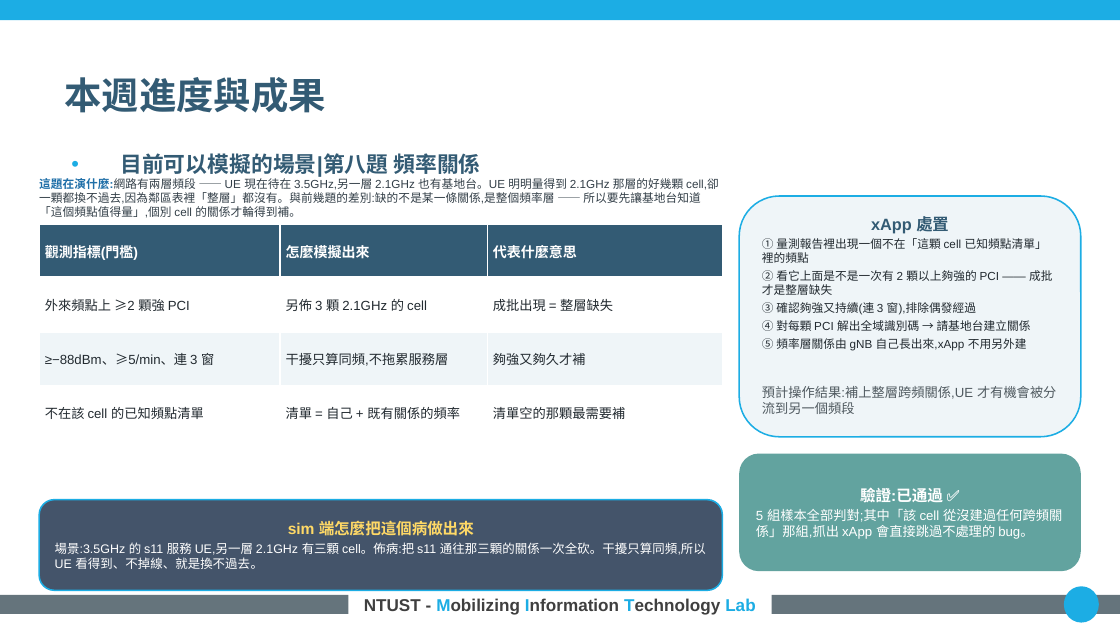
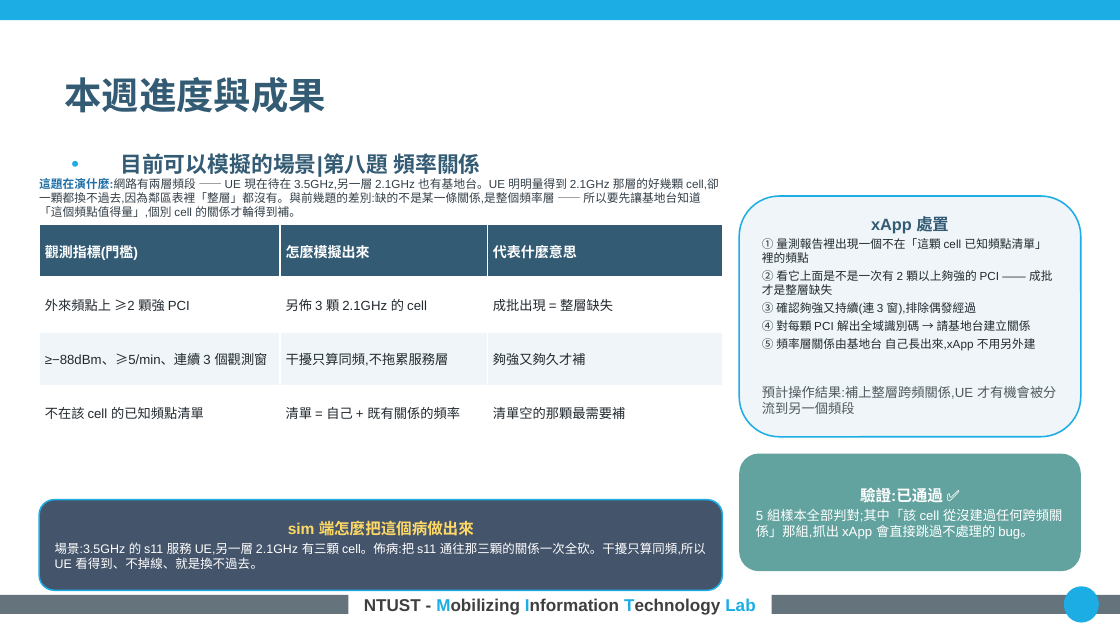
Before and after one commit to kimOuO/RAN-sim-OAI, a slide deck: slide 11 of docs/report/8_27_進度報告_v10十二題.pptx. Drawn at 1120x630 pixels with LibreOffice and Linux fonts; fonts in the diff are those of the drawing; background and template pictures are left out. Boxes give left, top, right and bottom in pixels: in the first picture for what was removed or moved away, otherwise in the second. Text is boxed around its words. In the diff, an @@ line names an element or a change of style, - is before the commit and + after.

```diff
--- a/docs/report/8_27_進度報告_v10十二題.pptx
+++ b/docs/report/8_27_進度報告_v10十二題.pptx
@@ table at <box>39,224,722,515</box> @@
-row 3, column 1: ≥−88dBm、≥5/min、連 3 窗
+row 3, column 1: ≥−88dBm、≥5/min、連續 3 個觀測窗
@@ text in rounded rectangle at <box>762,338,1036,351</box>: text changed @@
-⑤ 頻率層關係由 gNB 自己長出來,xApp 不用另外建
+⑤ 頻率層關係由基地台 自己長出來,xApp 不用另外建
```
Also in this commit, not shown: 4 other slides changed.
